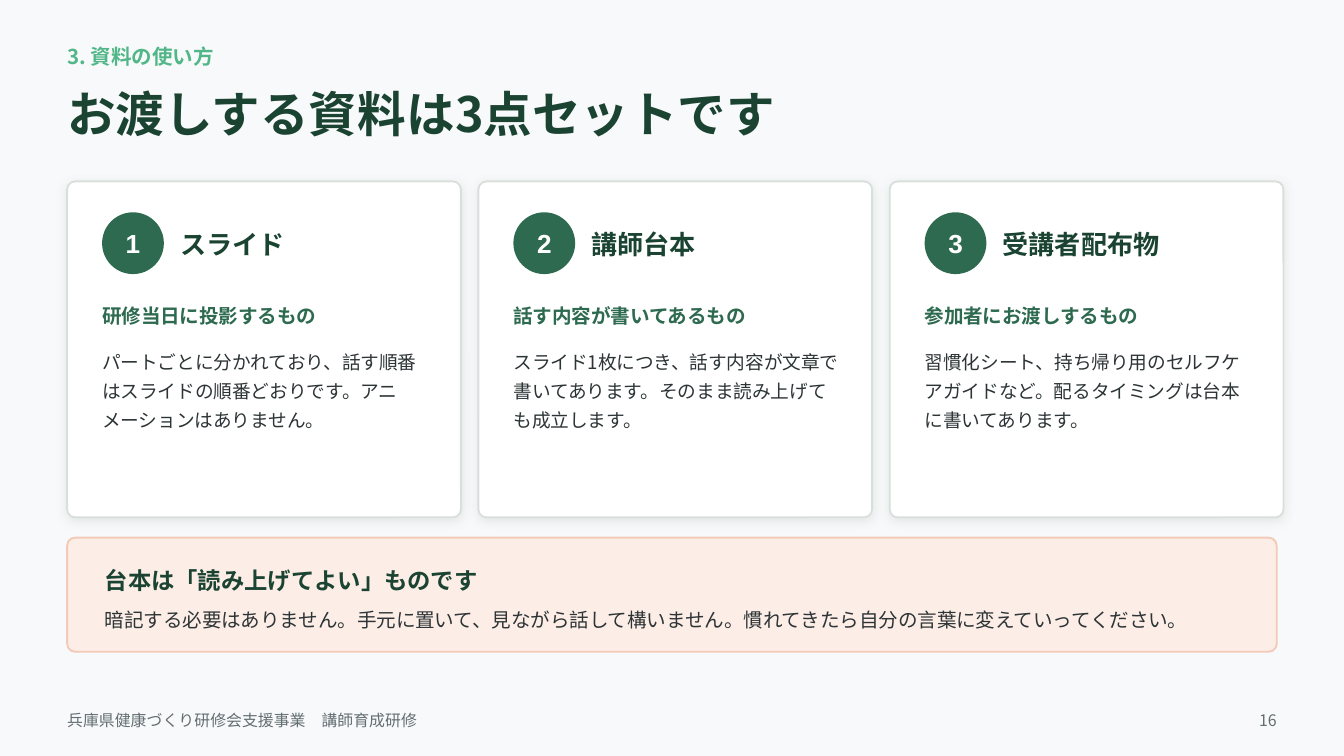
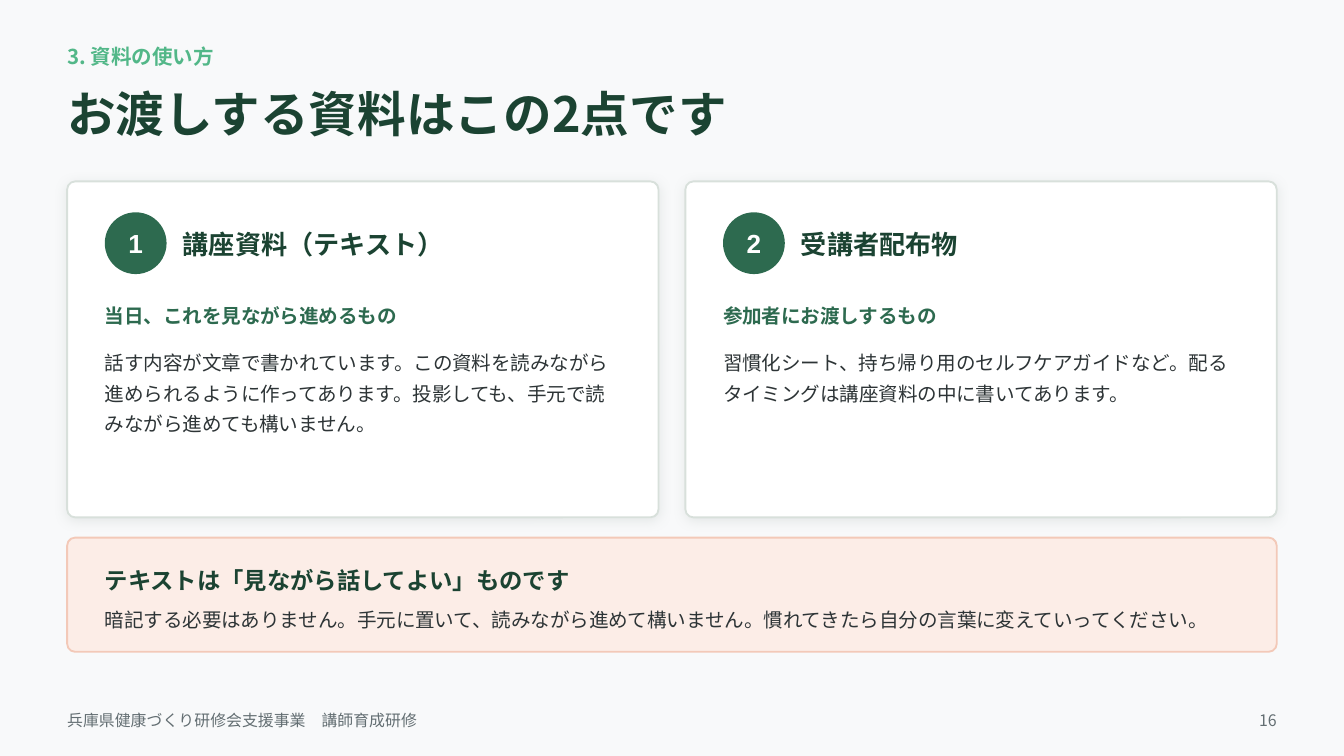
Before and after one commit to flashpapa4/hyogo-kenkou-site, a slide deck: slide 16 of docs/講師育成研修_90分_研修資料.pptx. Drawn at 1344x756 pixels with LibreOffice and Linux fonts; fonts in the diff are those of the drawing. Boxes give left, top, right and bottom in pixels: in the first picture for what was removed or moved away, otherwise in the second. Text is boxed around its words. In the diff, an @@ line names an element or a change of style, - is before the commit and + after.

```diff
--- a/docs/講師育成研修_90分_研修資料.pptx
+++ b/docs/講師育成研修_90分_研修資料.pptx
@@ text at (67,90,726,137): text changed @@
-お渡しする資料は3点セットです
+お渡しする資料はこの2点です
@@ rounded rectangle: place and size @@
-rounded rectangle at (67,181,461,517)
+rounded rectangle at (67,181,659,517)
@@ rounded rectangle: place and size @@
-rounded rectangle at (478,181,872,517)
+rounded rectangle at (685,181,1277,517)
@@ rounded rectangle removed at (890,181,1284,517) @@
@@ text at (183,231,444,257): text changed @@
-スライド
+講座資料（テキスト）
@@ text removed at (591,231,696,257) @@
-講師台本
@@ text "2": place and size @@
-text "2" at (537,234,552,253)
+text "2" at (747,234,762,253)
@@ ellipse: place and size @@
-ellipse at (513,212,575,274)
+ellipse at (723,212,785,274)
@@ text "受講者配布物": place and size @@
-text "受講者配布物" at (1003,231,1160,257)
+text "受講者配布物" at (801,231,958,257)
@@ ellipse removed at (925,212,986,274) @@
@@ text removed at (948,234,963,254) @@
-3
@@ text "参加者にお渡しするもの": place and size @@
-text "参加者にお渡しするもの" at (925,306,1139,325)
+text "参加者にお渡しするもの" at (723,306,937,325)
@@ text at (105,306,397,325): text changed @@
-研修当日に投影するもの
+当日、これを見ながら進めるもの
@@ text removed at (513,306,745,325) @@
-話す内容が書いてあるもの
@@ text at (105,353,608,433): text changed; size 10 to 10.5 pt @@
-パートごとに分かれており、話す順番はスライドの順番どおりです。アニメーションはありません。
+話す内容が文章で書かれています。この資料を読みながら進められるように作ってあります。投影しても、手元で読みながら進めても構いません。
@@ text removed at (513,353,838,429) @@
-スライド1枚につき、話す内容が文章で書いてあります。そのまま読み上げても成立します。
@@ text at (723,353,1228,403): text changed; size 10 to 10.5 pt @@
-習慣化シート、持ち帰り用のセルフケアガイドなど。配るタイミングは台本に書いてあります。
+習慣化シート、持ち帰り用のセルフケアガイドなど。配るタイミングは講座資料の中に書いてあります。
@@ text at (105,569,570,591): text changed @@
-台本は「読み上げてよい」ものです
+テキストは「見ながら話してよい」ものです
@@ text at (105,610,1208,629): text changed @@
-暗記する必要はありません。手元に置いて、見ながら話して構いません。慣れてきたら自分の言葉に変えていってください。
+暗記する必要はありません。手元に置いて、読みながら進めて構いません。慣れてきたら自分の言葉に変えていってください。
```
Also in this commit, not shown: 9 other slides changed, 4 other files.
